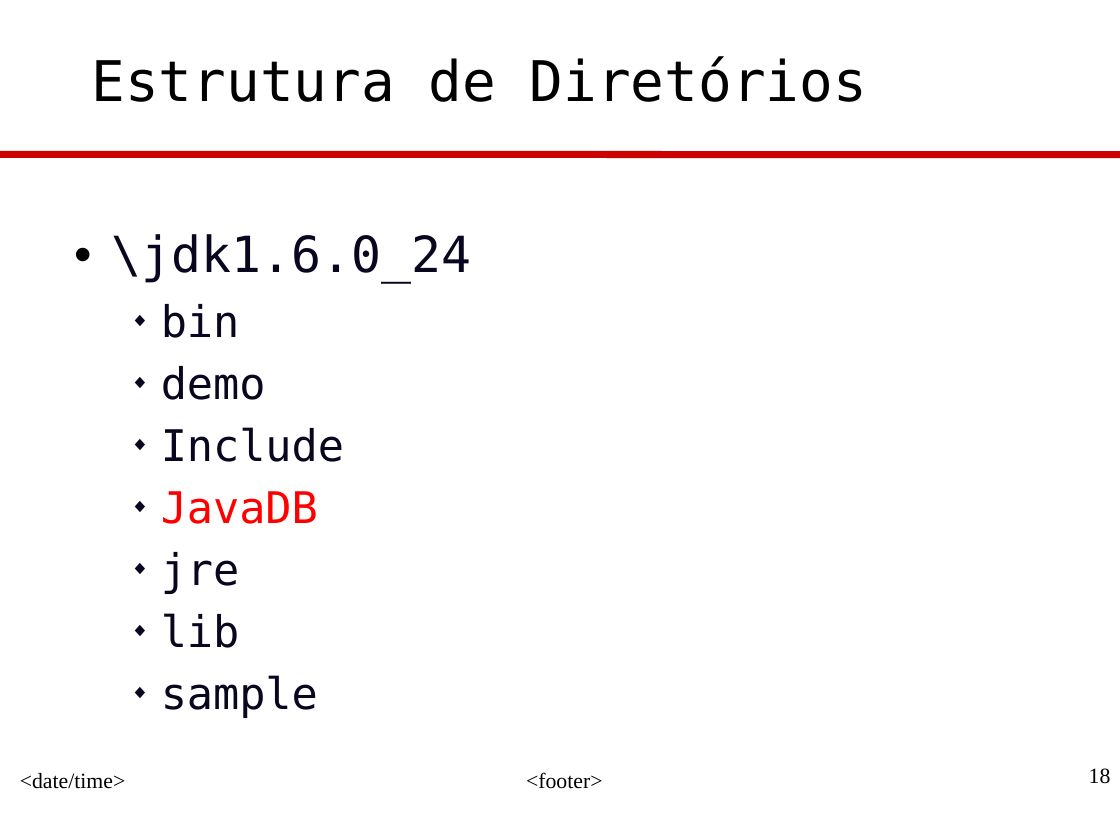
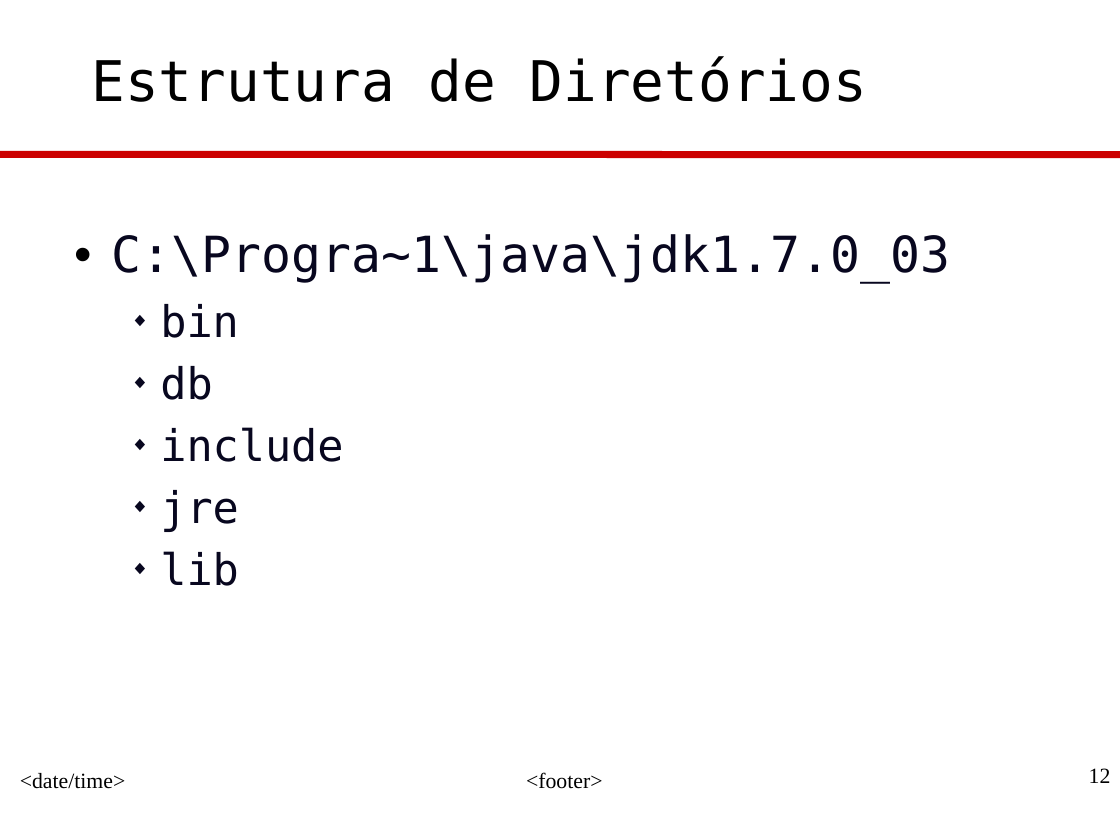
Before and after one commit to eaoliveira/DSJ-N1602, a slide deck: slide 12 of Professor/src/introducao/JavaProg-1-Introducao.ppt (slide 18 before the commit). Drawn at 1120x840 pixels with LibreOffice and Linux fonts; fonts in the diff are those of the drawing; background and template pictures are left out. Boxes give left, top, right and bottom in pixels: in the first picture for what was removed or moved away, otherwise in the second. Text is boxed around its words. In the diff, an @@ line names an element or a change of style, - is before the commit and + after.

```diff
--- a/Professor/src/introducao/JavaProg-1-Introducao.ppt
+++ b/Professor/src/introducao/JavaProg-1-Introducao.ppt
@@ text at [111, 234, 950, 284]: text changed @@
-• \jdk1.6.0_24
+• C:\Progra~1\java\jdk1.7.0_03
@@ text at [160, 366, 343, 462]: text changed @@
-  ◆ demo
-  ◆ Include
-  ◆ JavaDB
+  ◆ db
+  ◆ include
@@ text at [161, 675, 318, 718]: paragraph removed @@
-  ◆ sample
@@ page number at [1089, 768, 1111, 783]: text changed @@
-18
+12
```
Also in this commit, not shown: 11 other slides changed, 8 slides added, 17 slides removed.
